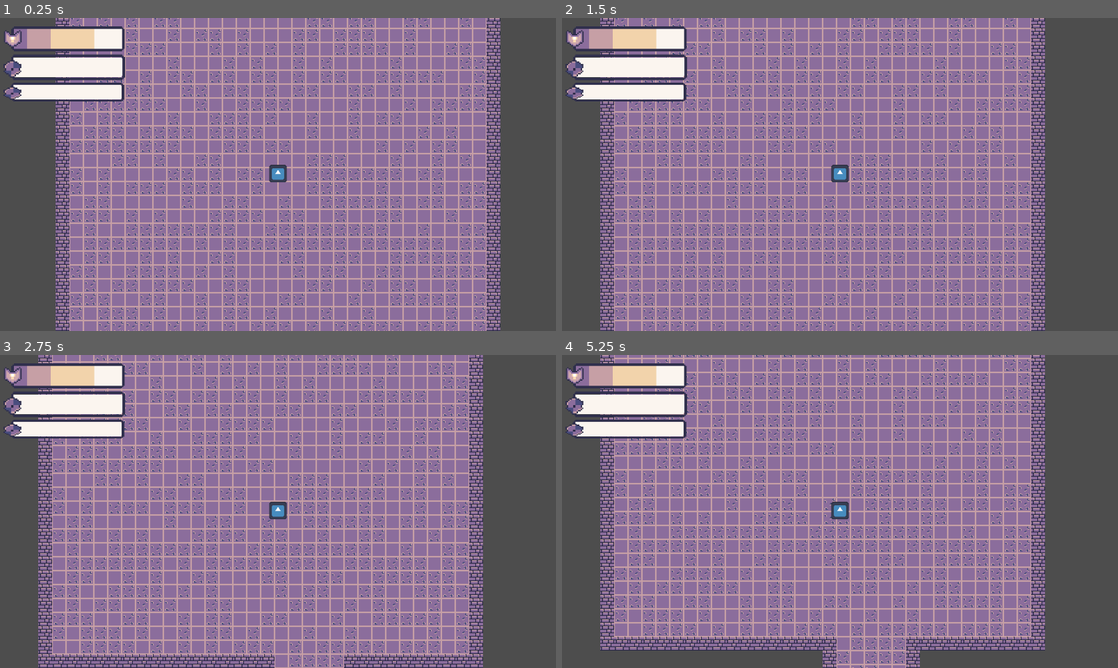
Above: before the commit, frames 1-4 (two rows, left to right).
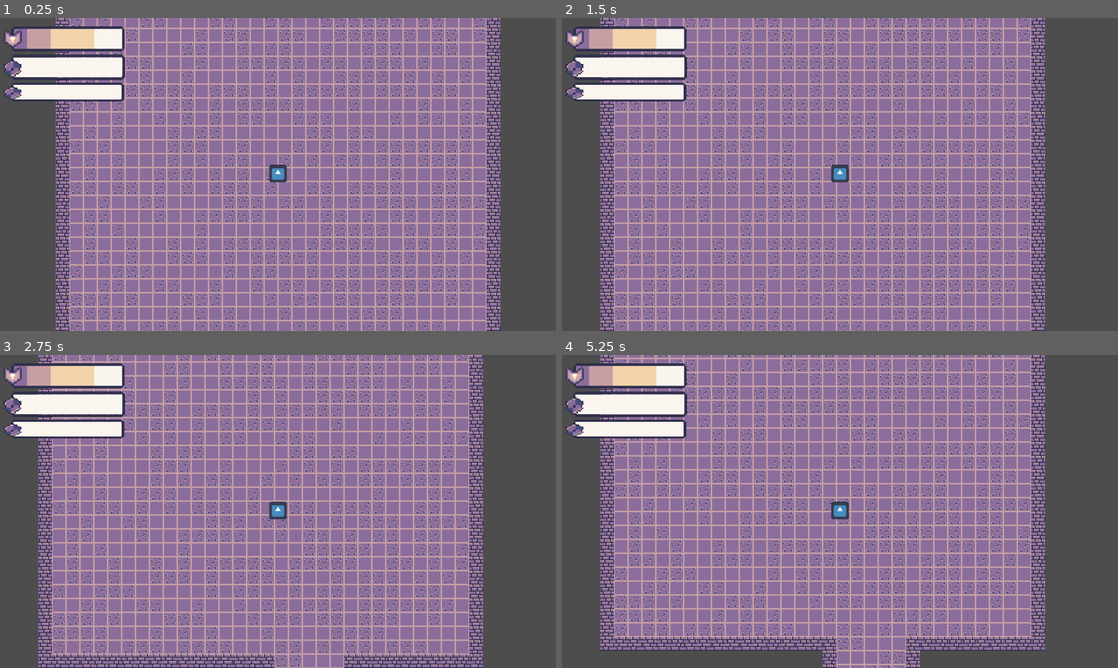
Above: after the commit, the same moments.

Repository: chabsseu/Stauffs-and-Magic
Game: Godot game, scene res://Scenes/Map/dungeon_generation.tscn
Same seed, same stepped clock (60 frames per second), same inputs: the game is played once before the commit and once after it. This scene is started directly instead of the project's main scene. The engine's default icon, where the game draws it, is replaced by a stand-in: a white triangle on a blue panel in a dark square.
Inputs (mouse positions are in pixels of both pictures, inside the frame that each line leads up to):
- Up to frame 1 (0.25 s): no input
- Up to frame 2 (1.5 s): tap Enter at 0.5 s; move the mouse to (962, 158) at 0.52 s; tap A (A) at 0.6 s; tap D (D) at 0.8, 1.35 s; tap Space at 1.25 s; move the mouse to (728, 190) at 1.27 s
- Up to frame 3 (2.75 s): tap S (S) at 1.55, 2.1 s; tap Enter at 2 s; move the mouse to (333, 442) at 2.02 s; tap W (W) at 2.3 s
- Up to frame 4 (5.25 s): tap Space at 2.75, 4.25 s; move the mouse to (812, 574) at 2.77 s; tap W (W) at 2.85 s; tap A (A) at 3.05, 3.6 s; tap Enter at 3.5 s; move the mouse to (1006, 558) at 3.52 s; tap D (D) at 3.8, 4.35 s; move the mouse to (673, 464) at 4.27 s; tap S (S) at 4.55, 5.1 s; move the mouse to (867, 511) at 5.02 s

The runs differ from the first frame. In frame 1, 7.2% of the frame differs, in the area x 10-90%, y 0-100%; in frame 2, 7.1%; in frame 3, 7.5%, in the area x 6-87%, y 0-100%; in frame 4, 7.2%.

Commit message:
added floor and wall variant function in the render_dungeon function

Diff:
--- a/Scenes/Map/dungeon_generation.tscn
+++ b/Scenes/Map/dungeon_generation.tscn
@@ -10,6 +10,10 @@
 3:2/0/physics_layer_0/polygon_0/points = PackedVector2Array(-8, -8, 8, -8, 8, 8, -8, 8)
 1:5/0 = 0
 5:5/0 = 0
+4:2/0 = 0
+4:2/0/physics_layer_0/polygon_0/points = PackedVector2Array(-8, -8, 8, -8, 8, 8, -8, 8)
+2:2/0 = 0
+2:2/0/physics_layer_0/polygon_0/points = PackedVector2Array(-8, -8, 8, -8, 8, 8, -8, 8)
 
 [sub_resource type="TileSet" id="TileSet_43nnj"]
 physics_layer_0/collision_layer = 1
--- a/Scripts/Map/dungeon_generation.gd
+++ b/Scripts/Map/dungeon_generation.gd
@@ -231,18 +231,22 @@
 # --------------------------------------------------
 func render_dungeon():
 	tilemap.clear()
-	# Define your floor variants here (atlas coordinates in TileSet)
+	# Floor varian atlas
 	var floor_tiles = [Vector2i(1,5), Vector2i(5,5)]
+	# Wall variant atlas
+	var wall_tiles = [Vector2i(3,2), Vector2i(2,2),Vector2i(4,2)]
 
 	for y in range(DUNGEON_HEIGHT):
 		for x in range(DUNGEON_WIDTH):
 			match dungeon_grid[y][x]:
 				TileType.FLOOR:
-					# Pick a random floor variant for each floor cell
+					# Pick random floor variant
 					var chosen_tile = floor_tiles[randi() % floor_tiles.size()]
 					tilemap.set_cell(Vector2i(x, y), 0, chosen_tile)
 				TileType.WALL:
-					tilemap.set_cell(Vector2i(x, y), 0, Vector2i(3,2))
+					# Pick random wall variant
+					var chosen_tile = wall_tiles[randi() % wall_tiles.size()]
+					tilemap.set_cell(Vector2i(x, y), 0, chosen_tile)
 
 # --------------------------------------------------
 # CREATE
